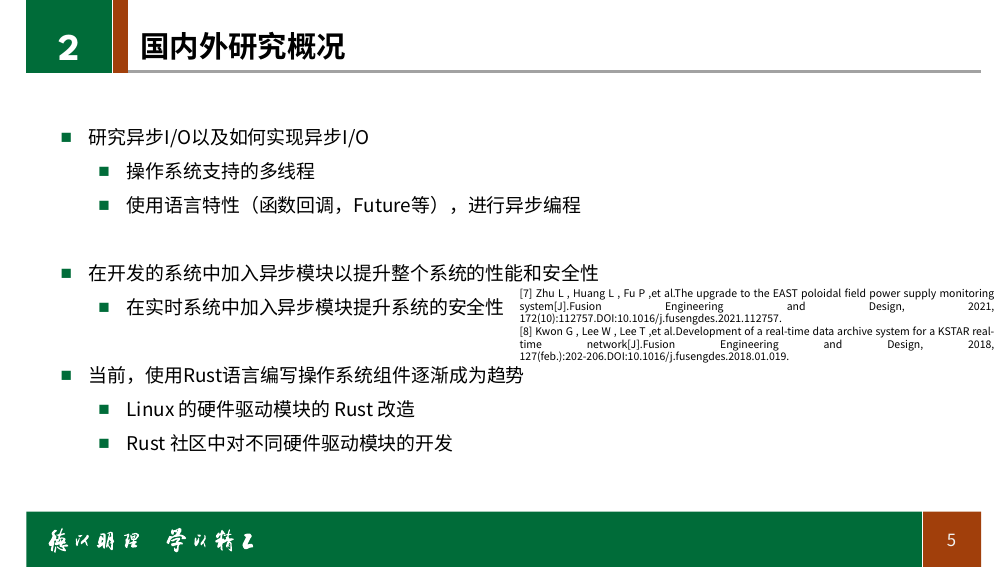
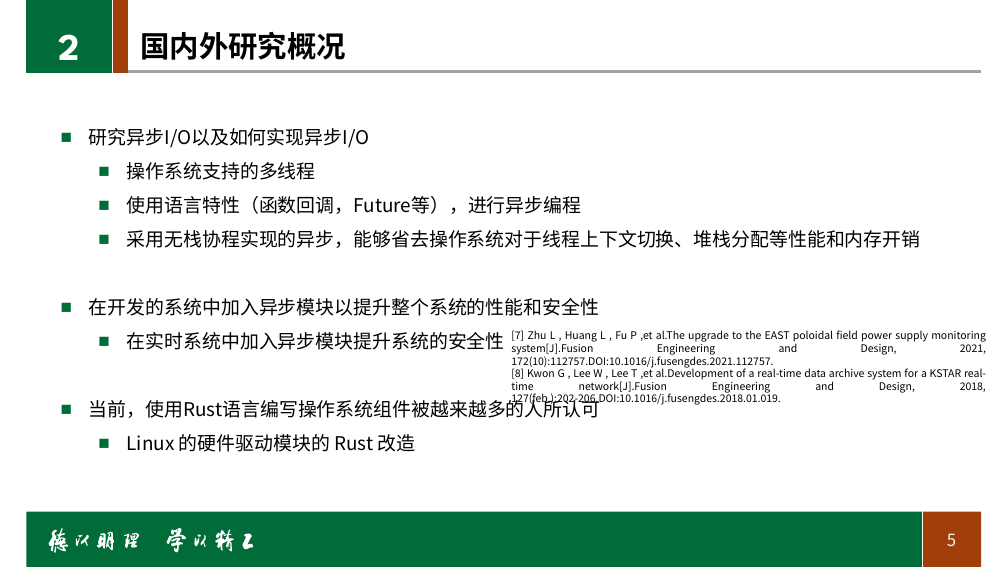
Before and after one commit to BITcyman/Rust-os-learning, a slide deck: slide 5 of report/毕业设计开题报告.pptx. Drawn at 1008x567 pixels with LibreOffice and Linux fonts; fonts in the diff are those of the drawing; background and template pictures are left out. Boxes give left, top, right and bottom in pixels: in the first picture for what was removed or moved away, otherwise in the second. Text is boxed around its words. In the diff, an @@ line names an element or a change of style, - is before the commit and + after.

```diff
--- a/report/毕业设计开题报告.pptx
+++ b/report/毕业设计开题报告.pptx
@@ text at (x1=127, y1=230, x2=921, y2=248): paragraph added @@
+  ■ 采用无栈协程实现的异步，能够省去操作系统对于线程上下文切换、堆栈分配等性能和内存开销
@@ text "[7] Zhu L , Huang ..." moved from (x1=520, y1=288, x2=995, y2=363) to (x1=511, y1=330, x2=986, y2=406) @@
@@ text at (x1=89, y1=397, x2=601, y2=418): text changed @@
-■ 当前，使用Rust语言编写操作系统组件逐渐成为趋势
+■ 当前，使用Rust语言编写操作系统组件被越来越多的人所认可
@@ text at (x1=127, y1=434, x2=453, y2=452): paragraph removed @@
-  ■ Rust 社区中对不同硬件驱动模块的开发
```
Also in this commit, not shown: 5 other slides changed, 1 slide added.
